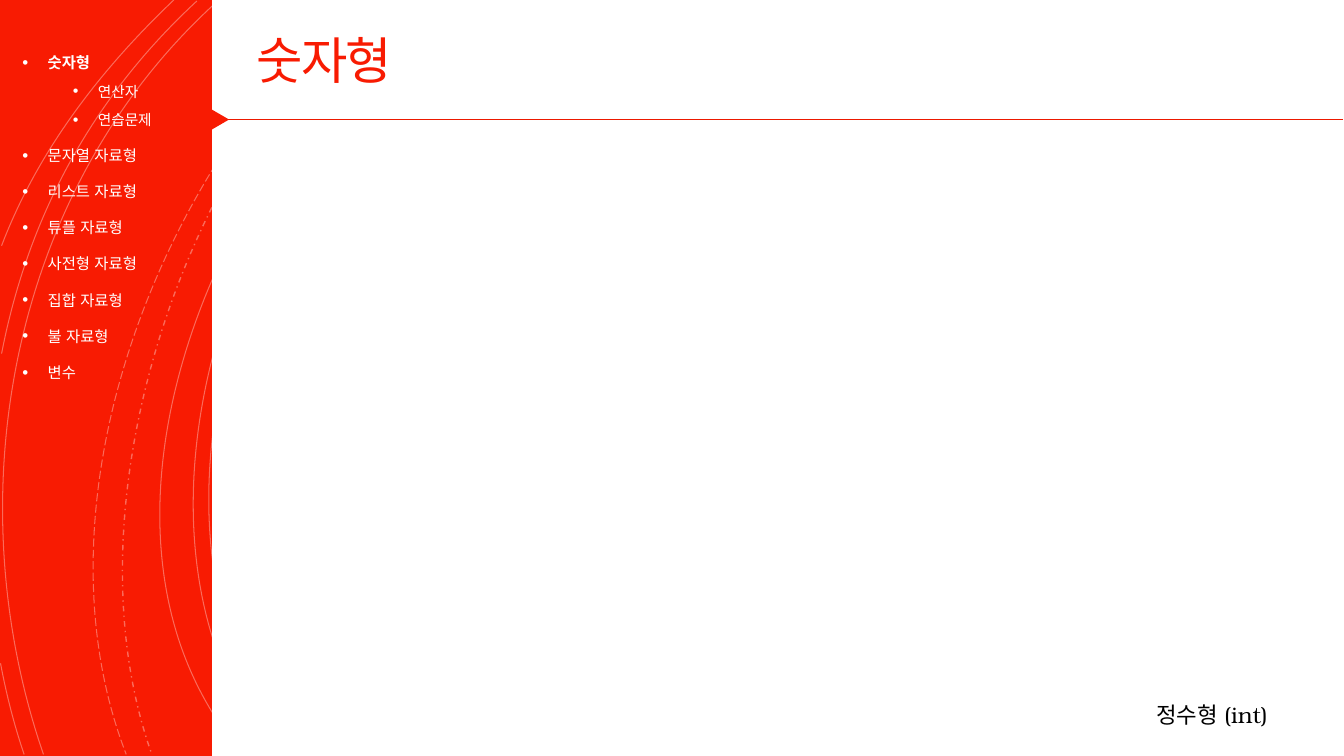
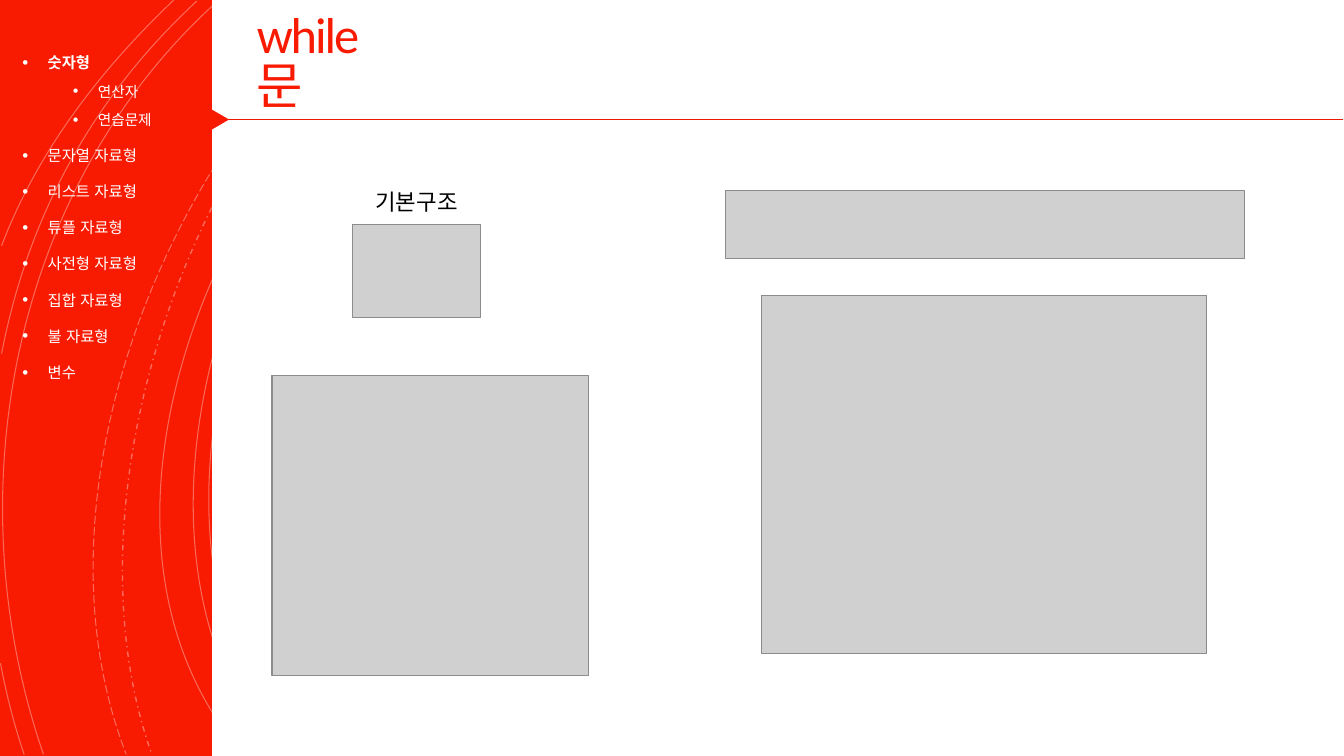
Before and after one commit to Valentine117/python_basic_class, a slide deck: slide 14 of 03장 프로그램의 구조를 쌓는다_제어문.pptx. Drawn at 1344x756 pixels with LibreOffice and Linux fonts; fonts in the diff are those of the drawing; grey boxes stand for pictures. Boxes give left, top, right and bottom in pixels: in the first picture for what was removed or moved away, otherwise in the second. Text is boxed around its words. In the diff, an @@ line names an element or a change of style, - is before the commit and + after.

```diff
--- a/03장 프로그램의 구조를 쌓는다_제어문.pptx
+++ b/03장 프로그램의 구조를 쌓는다_제어문.pptx
@@ title at (257,37,392,83): text changed @@
-숫자형
+while문
@@ text added at (375,191,457,212), 16 pt, text #000000 @@
+기본구조
@@ picture added at (726,191,1245,258) @@
@@ picture added at (353,224,481,317) @@
@@ picture added at (762,295,1208,653) @@
@@ picture added at (272,375,589,676) @@
@@ text removed at (1156,704,1267,727) @@
-정수형 (int)
```
Also in this commit, not shown: 9 other slides changed, 1 slide added.
